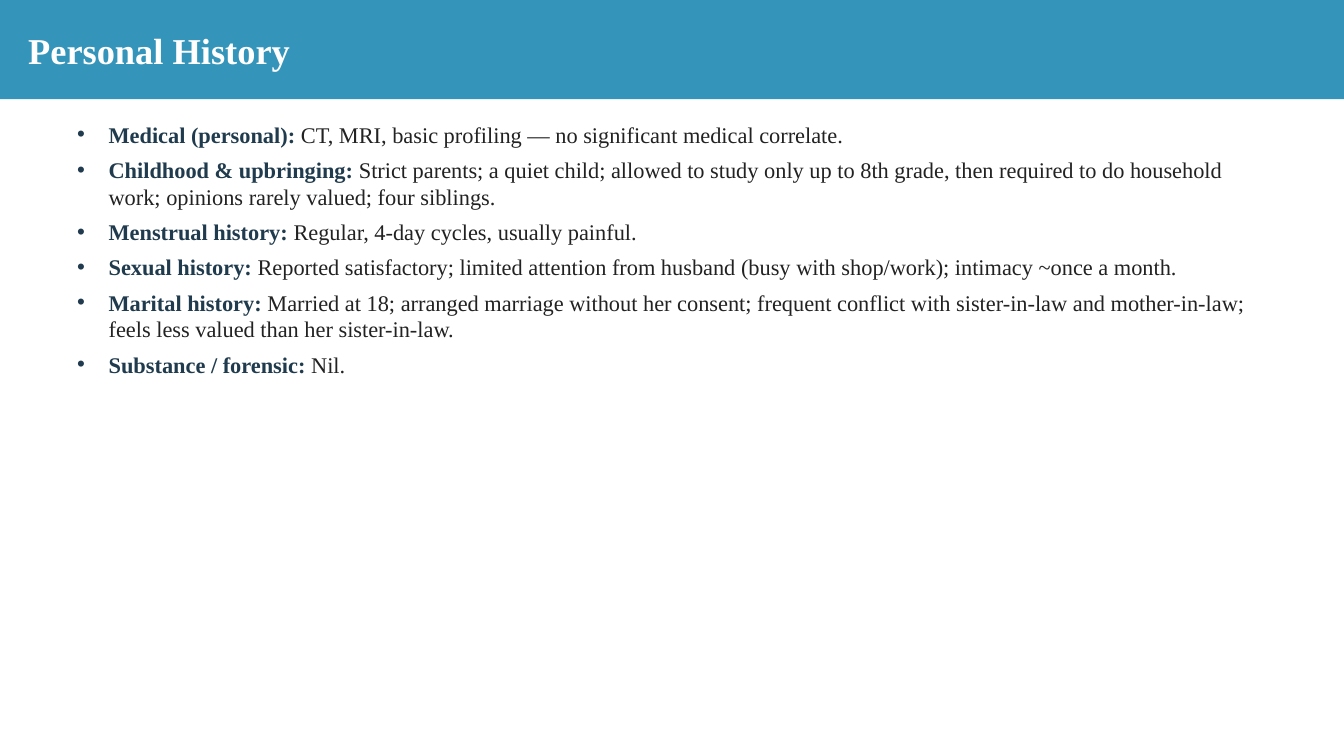
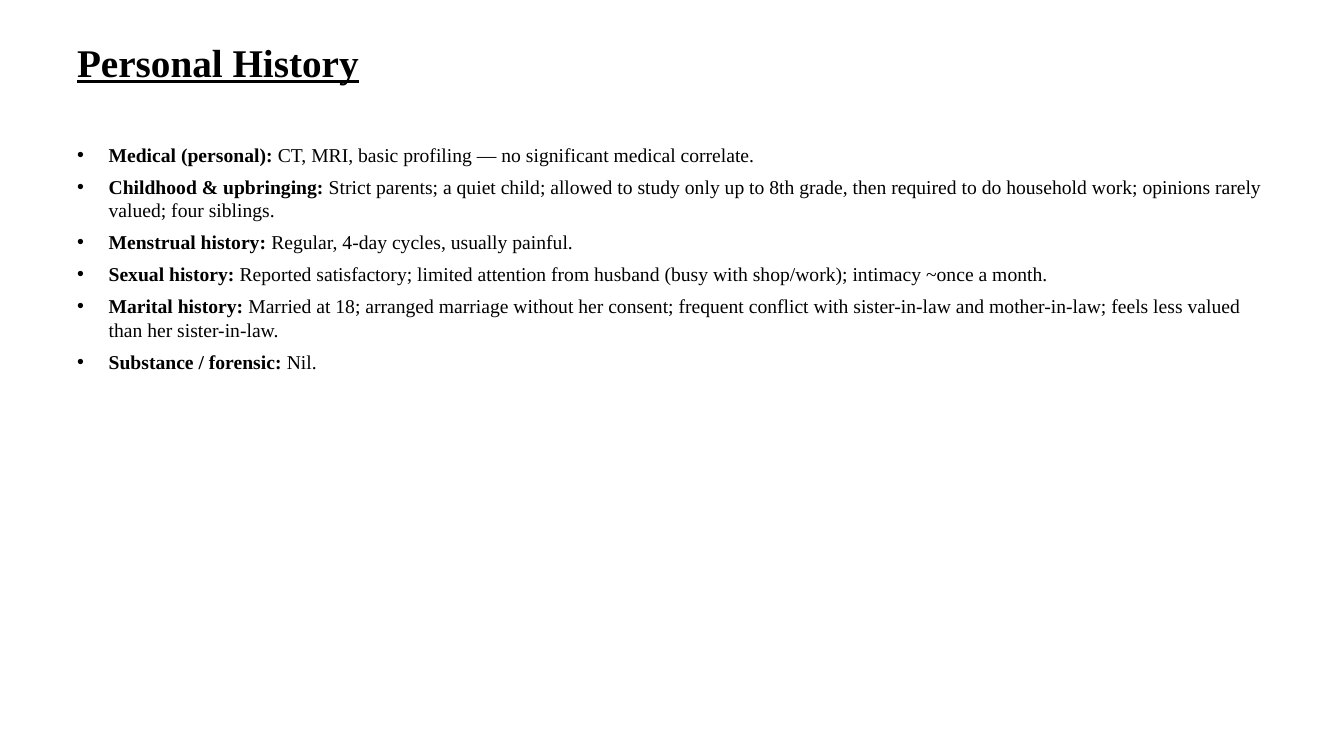
Before and after one commit to tejasdangodra786-byte/Dango-kiro, a slide deck: slide 11 of Mamta_Saini_Case_Conference.pptx. Drawn at 1344x756 pixels with LibreOffice and Linux fonts; fonts in the diff are those of the drawing. Boxes give left, top, right and bottom in pixels: in the first picture for what was removed or moved away, otherwise in the second. Text is boxed around its words. In the diff, an @@ line names an element or a change of style, - is before the commit and + after.

Commit message:
Reformat case-conference PPT: white bg, TNR headings 28pt bold underlined, sub-headings 20pt, content 14pt, all black

```diff
--- a/Mamta_Saini_Case_Conference.pptx
+++ b/Mamta_Saini_Case_Conference.pptx
@@ text "Personal History": place and size @@
-text "Personal History" at <box>0,0,1344,99</box>
+text "Personal History" at <box>77,49,359,84</box>
@@ text "Personal History" at <box>77,49,359,84</box>: size 26 to 28 pt, text colour #FFFFFF to #000000, underline on; vertical alignment middle to top; fill #3494BA to none @@
@@ text "Medical (personal): CT, MRI, basic ...": place and size @@
-text "Medical (personal): CT, MRI, basic ..." at <box>109,127,1244,374</box>
+text "Medical (personal): CT, MRI, basic ..." at <box>109,148,1261,370</box>
@@ text "Medical (personal): CT, MRI, basic ..." at <box>109,148,1261,370</box>: size 16 to 14 pt; text colour #1F3B4D to #000000 in "Medical (personal):", "Childhood & upbringing:", "Menstrual history:", "Sexual history:" and 2 more places; text colour #222222 to #000000 in "CT, MRI, basic profiling — no significant ...", "Strict parents; a quiet child; allowed to ...", "Regular, 4-day cycles, usually painful.", "Reported satisfactory; limited attention from husband (busy ..." and 2 more places @@
```
Also in this commit, not shown: 33 other slides changed.
